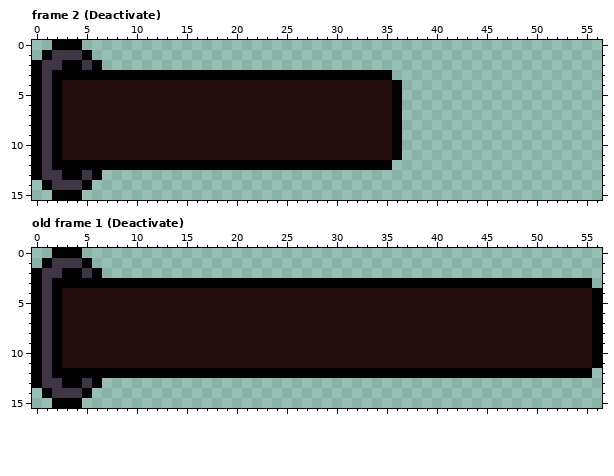
Edited in one commit: pixel-art file (Assets/Home_bred/Mechanisms/Blocks/Block.aseprite). Above is the file before it was changed.
57x16 pixels, 6 frames. Shown: frame 2 (Deactivate), old frame 1 (Deactivate). The commit also changed other frames, which this record leaves out.
New version:
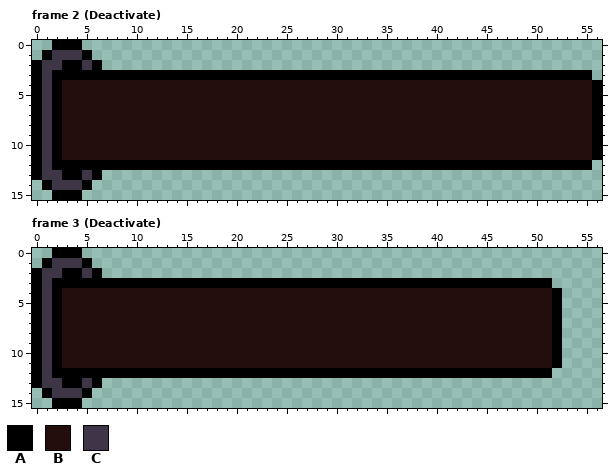
Palette (. is transparent): A #000000  B #240d0d  C #3e3546
A new or re-ordered frame is compared with the old frame closest to it.
Diff:
frames 6 -> 10
Frame 2 (Deactivate):
Colour A is added in row 3 at x 36 to 55; in rows 4 to 11 at x 56; in row 12 at x 36 to 55.
Colour B is added in rows 4 to 11 at x 37 to 55.
Colour B replaces colour A in rows 4 to 11 at x 36.
Frame 3 (Deactivate) is new; against old frame 1 (Deactivate):
Colour A replaces colour B in rows 4 to 11 at x 52.
The author cleared colour A in row 3 at x 52 to 55; in rows 4 to 11 at x 56; in row 12 at x 52 to 55.
The author cleared colour B in rows 4 to 11 at x 53 to 55.
